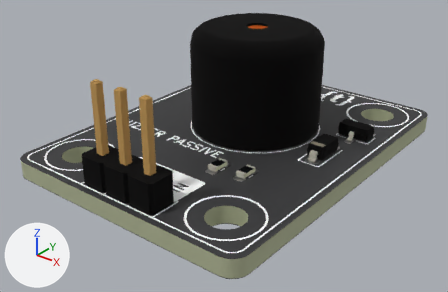
The glTF model assets/img/kit/s27.glb: old version first, new version second.
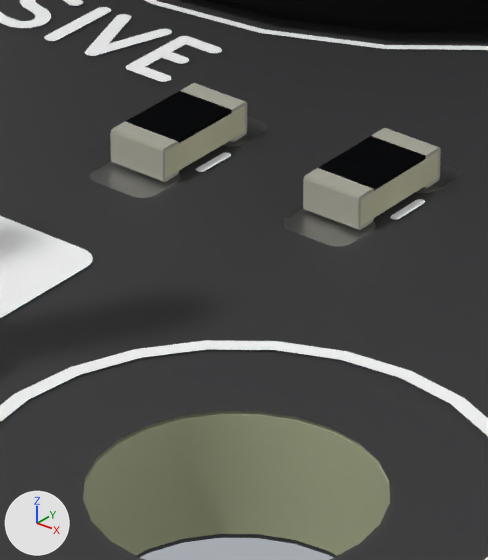
The first picture shows the older version from a 50 mm camera at (0.1436, -0.1577, 0.0256) aimed at (0.112, -0.1183, 0.0011). The close-ups show the older and then the newer version on the part from 43% to 59% of the width and 50% to 78% of the height of that picture. Only the edits that show in the close-ups are written down. Lighting does not change. The marker at lower left points along +X, +Y and +Z. Where no turn or scale is listed for an object, it has been applied to the vertices. Vertices at exactly the same position are counted once.

Names of what the first close-up shows: '=>[0:1:1:10]', '=>[0:1:1:11]', '=>[0:1:1:12]', '=>[0:1:1:7]', '=>[0:1:1:8]', 'BZ1', 'R1', 'R2'.
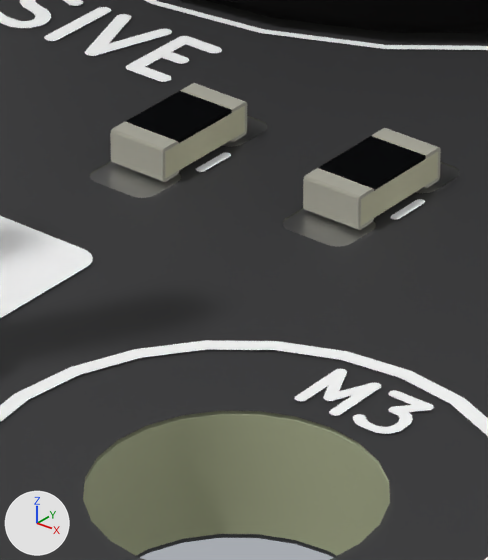
The change, as a diff of the scene's bpy script:
```diff
--- a/assets/img/kit/s27.glb.py
+++ b/assets/img/kit/s27.glb.py
@@ me_buzzer_passive_silkscreen @@
 # used by ob_0_1_1_8; location = (0.0, 0.0, 0.0)
-me_buzzer_passive_silkscreen.from_pydata(...)  # 2164 vertices, 2142 faces; spans x 0.1005..0.1235, y -0.1315..-0.1005, z 0.0016
+me_buzzer_passive_silkscreen.from_pydata(...)  # 2724 vertices, 2686 faces; spans x 0.1005..0.1235, y -0.1315..-0.1005, z 0.0016
+# me_buzzer_passive_silkscreen part 1: a new loose piece of 75 vertices spanning x 0.1201..0.1207, y -0.1262..-0.1254, z 0.0016, in mat_mat_10 (white #fbfbfb)
+# me_buzzer_passive_silkscreen part 2: a new loose piece of 65 vertices spanning x 0.1193..0.12, y -0.1262..-0.1254, z 0.0016, in mat_mat_10 (white #fbfbfb)
+# other edits to the shape of me_buzzer_passive_silkscreen do not show in these pictures
 me_buzzer_passive_silkscreen.materials.append(mat_mat_10)
```

Where the change shows, as pixel boxes (x1, y1, x2, y2) in the close-ups (488 x 560 px):
part 1 of me_buzzer_passive_silkscreen, added
    after: (353, 390, 434, 434)
part 2 of me_buzzer_passive_silkscreen, added
    after: (295, 369, 381, 416)
